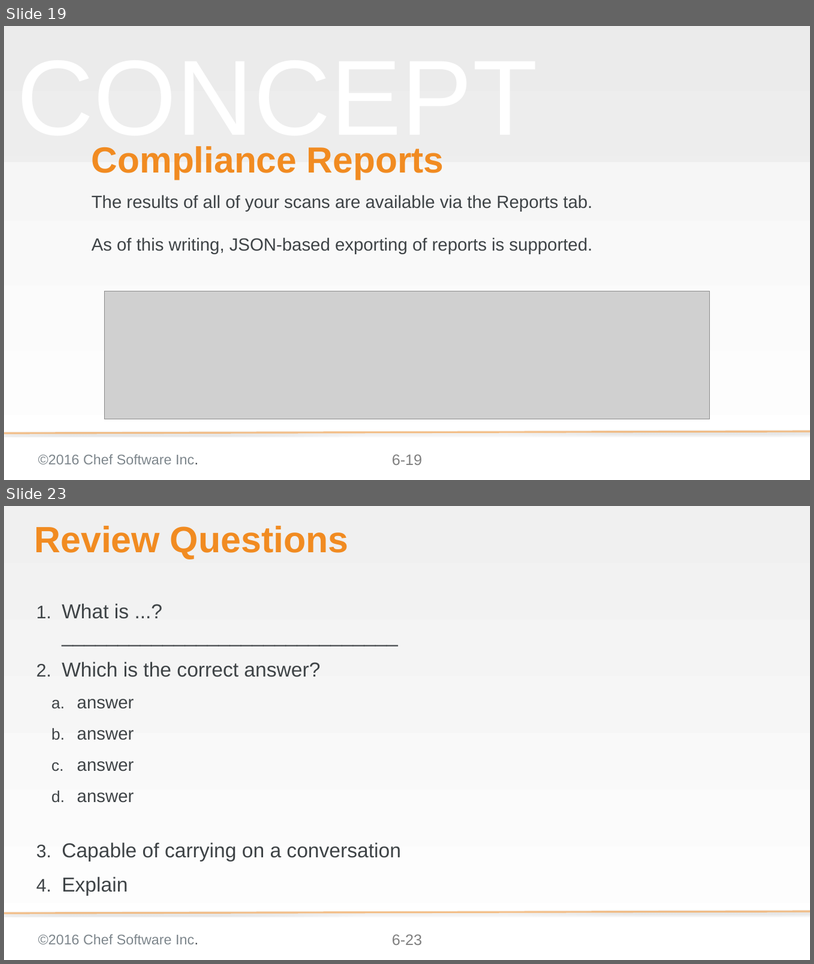
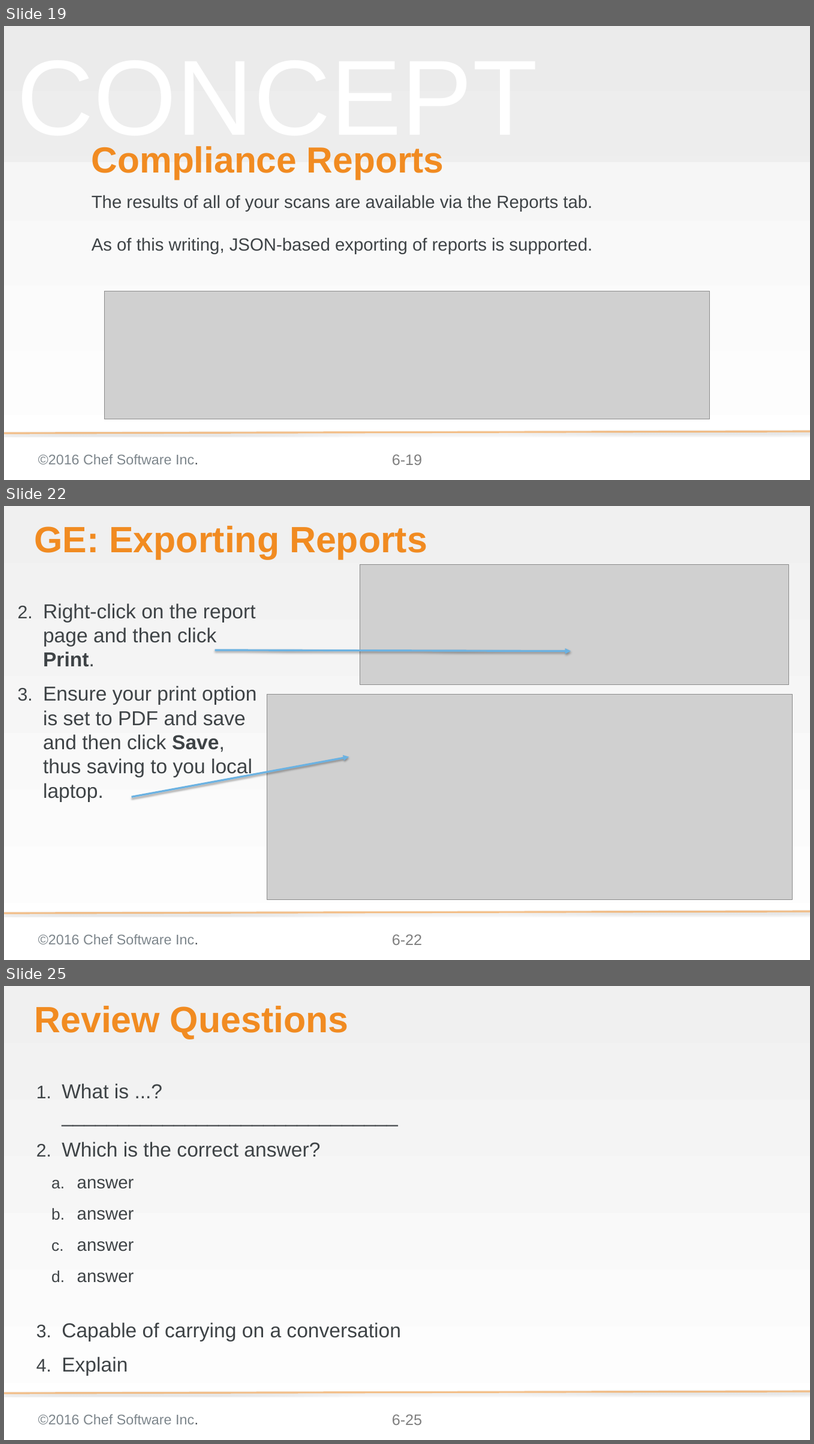
Before and after one commit to bchamby/chef-compliance-installation-configuration-operation, a slide deck: 06-scheduling-scans-reports.pptx. Shown one above the other, each under a label of ours: slides 19 and 23 before the commit, slides 19, 22 and 25 after it; the slides between them are not shown. The pictures are 814x964 and 814x1444 pixels, drawn with LibreOffice and Linux fonts; fonts in the diff are those of the drawing; grey boxes stand for pictures; background and template pictures are left out. Boxes give left, top, right and bottom in pixels: in the first picture for what was removed or moved away, otherwise in the second. Text is boxed around its words. In the diff, an @@ line names an element or a change of style, - is before the commit and + after.

Commit message:
Finished Export Reports for Win

```diff
--- a/06-scheduling-scans-reports.pptx
+++ b/06-scheduling-scans-reports.pptx
@@ slide 22 added at <box>4,506,810,960</box>, background gradient #F0F0F0 to #FFFFFF; not listed: 3 template elements that a slide beside it also shows @@
@@ title added at <box>34,526,428,559</box>, 58 pt, text #F18B21, bold @@
+GE: Exporting Reports
@@ picture added at <box>360,564,789,684</box> @@
@@ text added at <box>43,603,257,802</box>, 32 pt, text #3E4346 @@
+2. Right-click on the report page and then click Print.
+3. Ensure your print option is set to PDF and save and then click Save, thus saving to you local laptop.
@@ arrow added from (215, 650) to (571, 651), #6BB2E2 3 pt @@
@@ picture added at <box>267,694,793,899</box> @@
@@ arrow added from (131, 797) to (349, 757), #6BB2E2 3 pt @@
@@ what was slide 23 is now slide 25 @@
@@ page number at <box>392,1414,422,1425</box>: text changed @@
-6-23
+6-25
```
Also in this commit, not shown: 7 slides changed, 2 other slides added, 1 slide removed.
